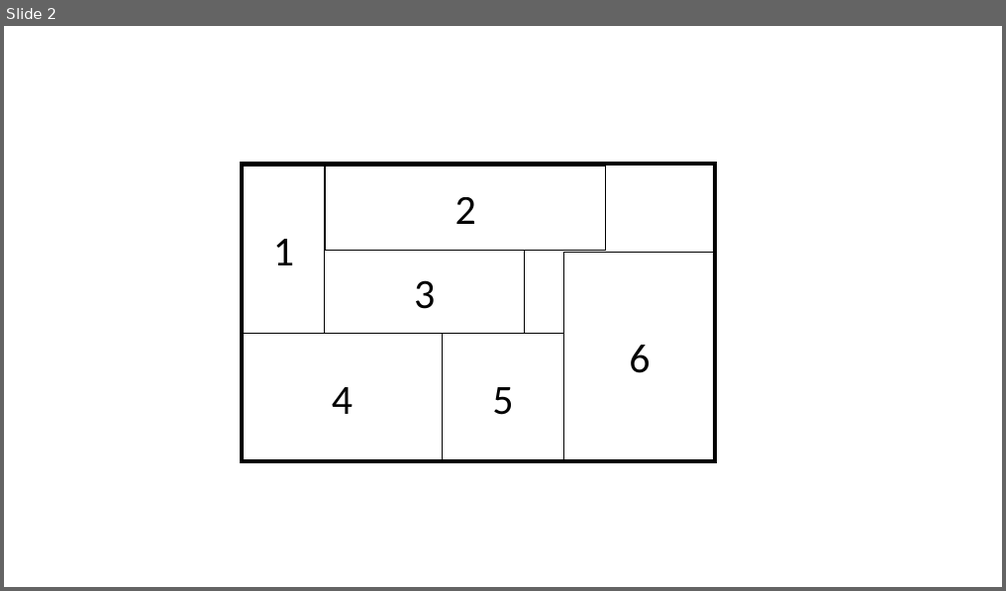
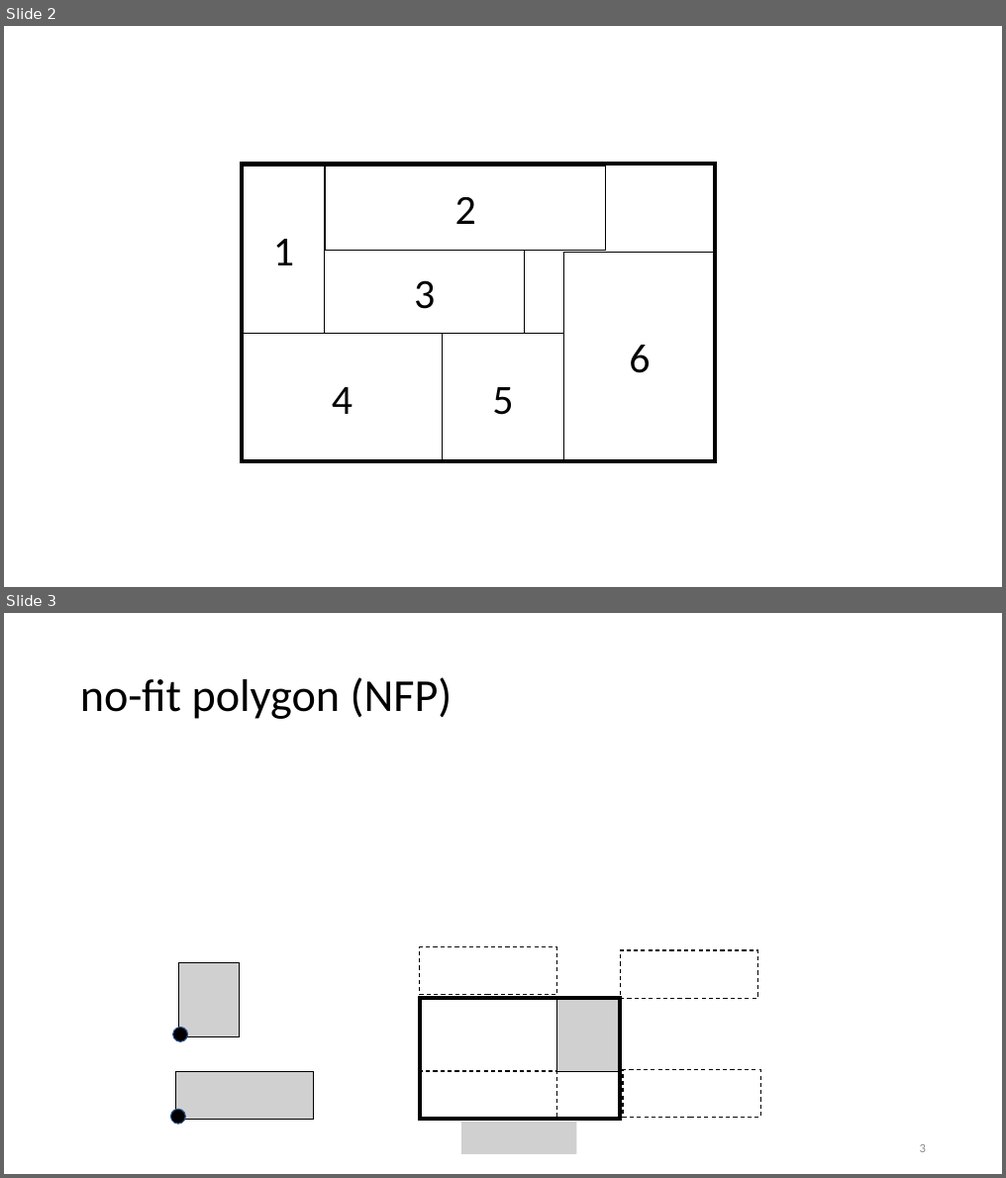
Before and after one commit to r-kurosu/kline, a slide deck: paper/sozai/sequence-pairの例.pptx. Shown one above the other, each under a label of ours: slide 2 before the commit, slides 2 and 3 after it. The pictures are 1006x591 and 1006x1178 pixels, drawn with LibreOffice and Linux fonts; fonts in the diff are those of the drawing; grey boxes stand for pictures. Boxes give left, top, right and bottom in pixels: in the first picture for what was removed or moved away, otherwise in the second. Text is boxed around its words. In the diff, an @@ line names an element or a change of style, - is before the commit and + after.

```diff
--- a/paper/sozai/sequence-pairの例.pptx
+++ b/paper/sozai/sequence-pairの例.pptx
@@ slide 3 added at box(4, 613, 1002, 1174), background #FFFFFF @@
@@ title added at box(80, 677, 452, 719), 44 pt, text #000000 @@
+no-fit polygon (NFP)
@@ picture added at box(179, 963, 240, 1037) @@
@@ rectangle added at box(420, 948, 557, 995), outline #000000 1 pt dashed @@
@@ rectangle added at box(620, 951, 757, 998), outline #000000 1 pt dashed @@
@@ rectangle added at box(420, 998, 620, 1119), outline #000000 3.5 pt @@
@@ picture added at box(557, 998, 618, 1071) @@
@@ ellipse added at box(173, 1028, 188, 1043), fill #000000, outline #325491 1 pt @@
@@ picture added at box(175, 1072, 313, 1120) @@
@@ rectangle added at box(420, 1071, 557, 1119), outline #000000 1 pt dashed @@
@@ rectangle added at box(623, 1070, 761, 1118), outline #000000 1 pt dashed @@
@@ ellipse added at box(171, 1109, 186, 1124), fill #000000, outline #325491 1 pt @@
@@ picture added at box(461, 1122, 576, 1155) @@
@@ page number added at box(920, 1145, 926, 1153), 12 pt, text #8C8C8C @@
+3
```
Also in this commit, not shown: 1 other slide added, 1 slide removed, 26 other files.
